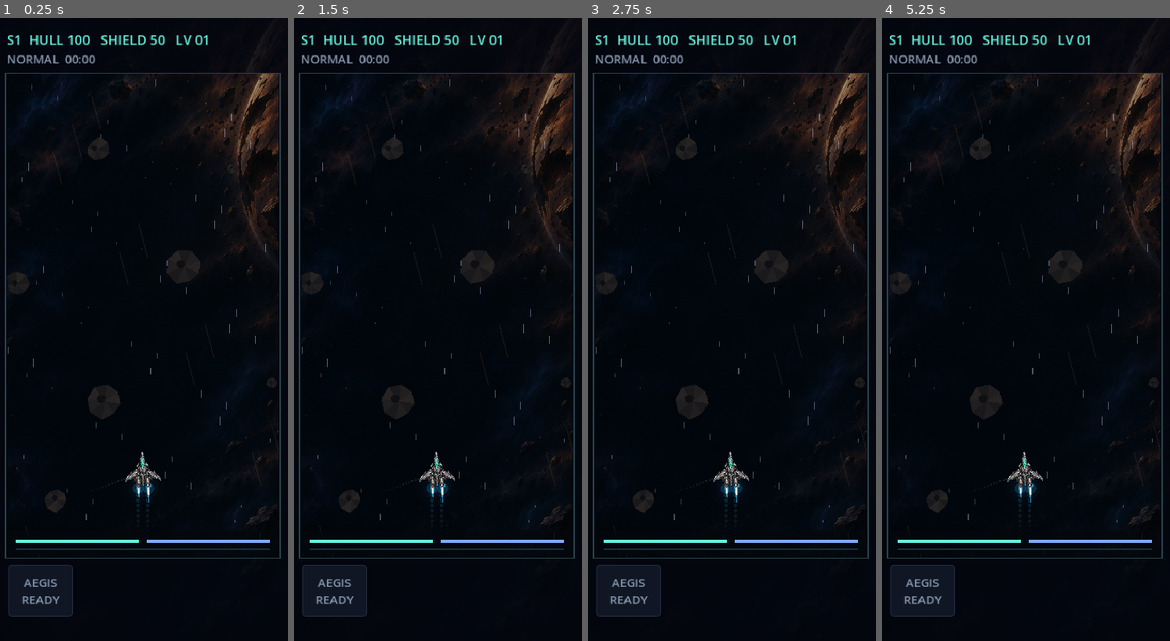
Above: before the commit, frames 1-4 (left to right).
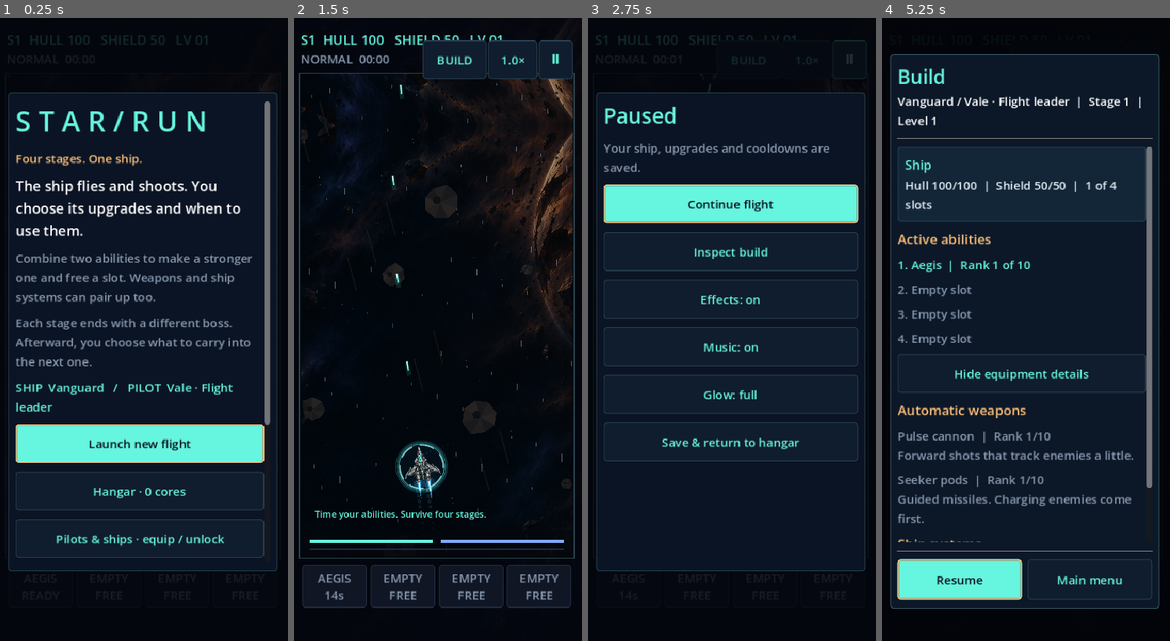
Above: after the commit, the same moments.

Repository: killjoy00/StarRun
Game: Godot game, scene res://scenes/main.tscn
Same seed, same stepped clock (60 frames per second), same inputs: the game is played once before the commit and once after it.
Inputs (mouse positions are in pixels of both pictures, inside the frame that each line leads up to):
- Up to frame 1 (0.25 s): no input
- Up to frame 2 (1.5 s): click (435, 441) at 0.5 s, where only the run after the commit has a clickable "Launch new flight"; click (334, 584) at 1.25 s, where only the run after the commit has a clickable "AEGIS READY"
- Up to frame 3 (2.75 s): click (850, 61) at 2 s, where only the run after the commit has a clickable "Ⅱ"
- Up to frame 4 (5.25 s): click (1026, 204) at 2.75 s, where only the run after the commit has a clickable "Continue flight"; click (1043, 61) at 3.5 s, where only the run after the commit has a clickable "BUILD"; click (1100, 61) at 4.25 s, where only the run after the commit has a clickable "1.0×"; click (1026, 373) at 5 s, where only the run after the commit has a clickable "Show weapons, systems and Han…"

The runs differ from the first frame. In frame 1, 33% of the frame differs, in the area x 1-98%, y 2-97%; in frame 2, 12%; in frame 3, 42%; in frame 4, 70%.
Error before the commit: Parse Error: Identifier "side" not declared in the current scope. (res://scripts/icon_badge.gd:30)

Commit message:
fix: keep fused insignia stroke within the per-side drawing loop

Diff:
--- a/scripts/icon_badge.gd
+++ b/scripts/icon_badge.gd
@@ -27,7 +27,7 @@
 			# A double strike marks abilities made from two separate skills.
 			for side in [-1, 1]:
 				draw_colored_polygon(PackedVector2Array([Vector2(side*5,-13),Vector2(side*13,0),Vector2(side*5,13),Vector2(side*1,0)]), Color(color,0.65))
-			draw_line(Vector2(side*4,-9),Vector2(side*10,0),Color.WHITE,1.7,true)
+				draw_line(Vector2(side*4,-9),Vector2(side*10,0),Color.WHITE,1.7,true)
 		"aegis", "shield", "regen", "reserve_shield", "emergency", "shieldguard":
 			var points := PackedVector2Array([Vector2(0,-12),Vector2(11,-7),Vector2(9,7),Vector2(0,12),Vector2(-9,7),Vector2(-11,-7)])
 			points.append(points[0])
